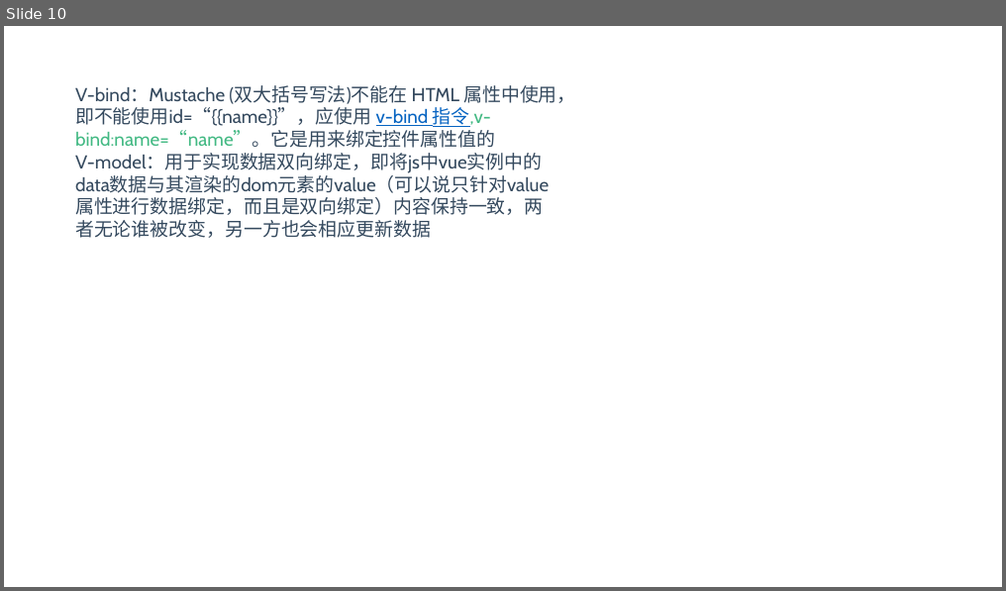
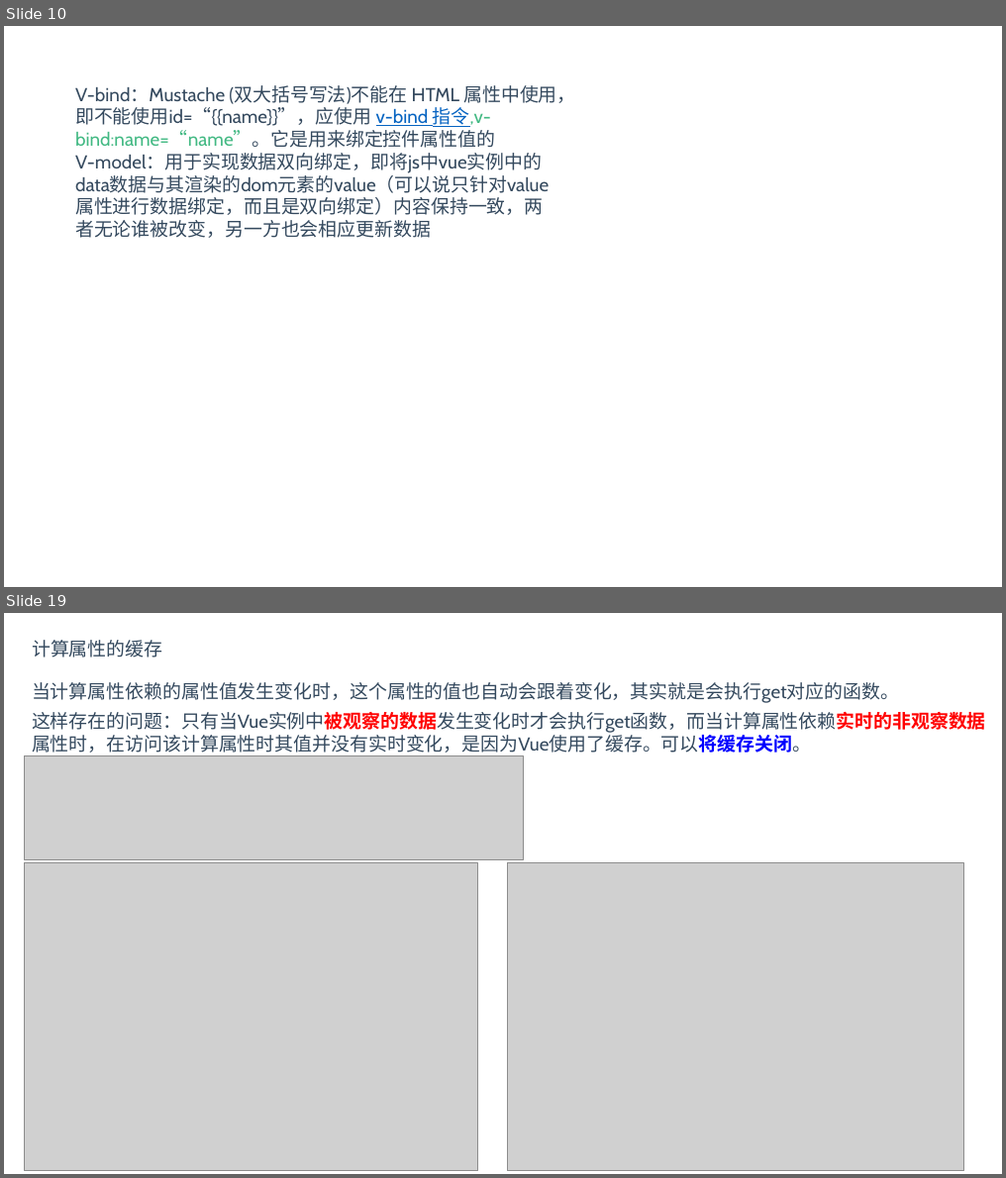
Before and after one commit to BinMarshall/studing, a slide deck: Vue/vue.pptx. Shown one above the other, each under a label of ours: slide 10 before the commit, slides 10 and 19 after it; the slides between them are not shown. The pictures are 1006x591 and 1006x1178 pixels, drawn with LibreOffice and Linux fonts; fonts in the diff are those of the drawing; grey boxes stand for pictures. Boxes give left, top, right and bottom in pixels: in the first picture for what was removed or moved away, otherwise in the second. Text is boxed around its words. In the diff, an @@ line names an element or a change of style, - is before the commit and + after.

```diff
--- a/Vue/vue.pptx
+++ b/Vue/vue.pptx
@@ slide 19 added at bbox=[4, 613, 1002, 1174], background #FFFFFF @@
@@ text added at bbox=[32, 640, 162, 658], 18 pt, text #34495E @@
+计算属性的缓存
@@ text added at bbox=[32, 682, 899, 703], 18 pt, text #34495E @@
+当计算属性依赖的属性值发生变化时，这个属性的值也自动会跟着变化，其实就是会执行get对应的函数。
@@ text added at bbox=[32, 712, 986, 757], 18 pt, text #34495E @@
+这样存在的问题：只有当Vue实例中被观察的数据发生变化时才会执行get函数，而当计算属性依赖实时的非观察数据属性时，在访问该计算属性时其值并没有实时变化，是因为Vue使用了缓存。可以将缓存关闭。
@@ picture added at bbox=[24, 756, 524, 861] @@
@@ picture added at bbox=[24, 863, 477, 1171] @@
@@ picture added at bbox=[507, 863, 963, 1171] @@
```
Also in this commit, not shown: 3 slides changed, 6 other slides added, 1 slide removed.
